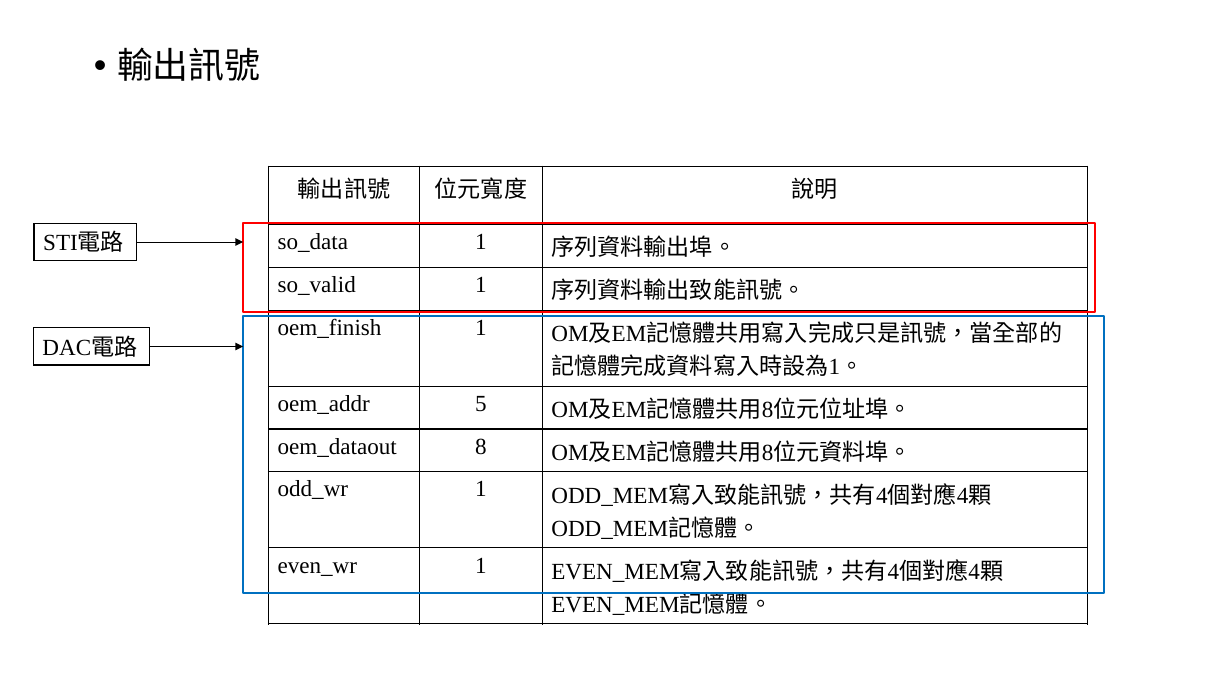
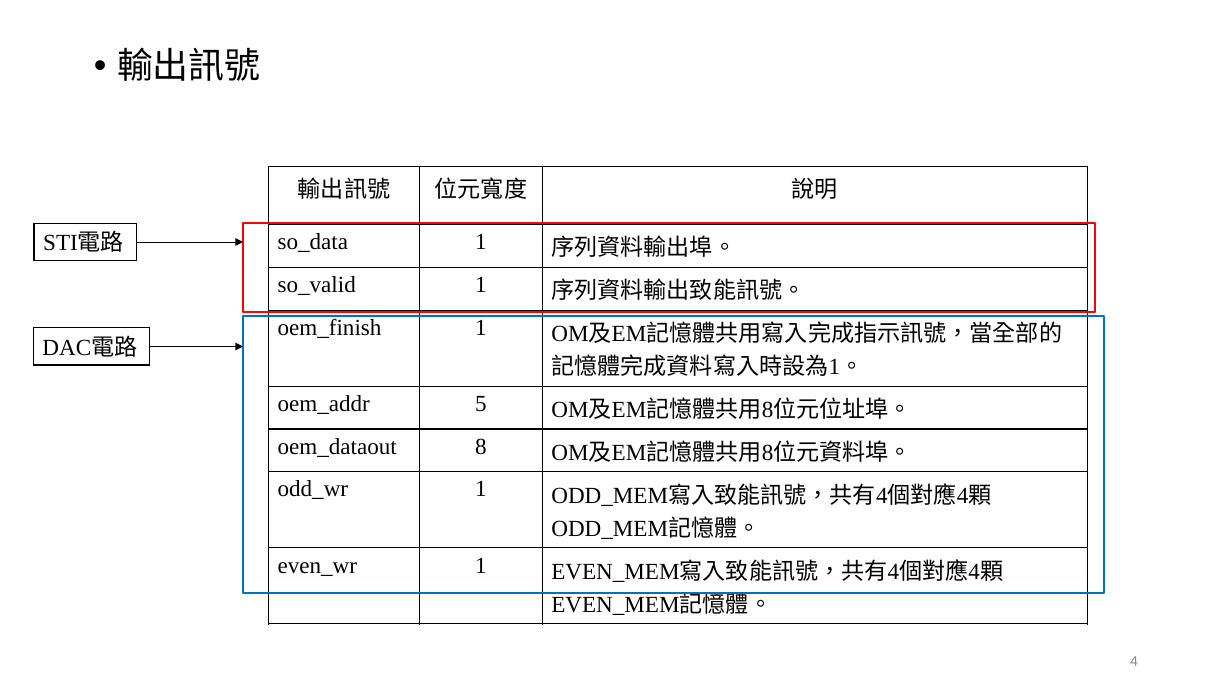
Before and after one commit to Chi-Yung/Chi-Yung, a slide deck: slide 5 of 報告.pptx. Drawn at 1232x693 pixels with LibreOffice and Linux fonts; fonts in the diff are those of the drawing. Boxes give left, top, right and bottom in pixels: in the first picture for what was removed or moved away, otherwise in the second. Text is boxed around its words. In the diff, an @@ line names an element or a change of style, - is before the commit and + after.

```diff
--- a/報告.pptx
+++ b/報告.pptx
@@ table at <box>268,166,1087,619</box> @@
-row 4, column 3: OM及EM記憶體共用寫入完成只是訊號，當全部的記憶體完成資料寫入時設為1。
+row 4, column 3: OM及EM記憶體共用寫入完成指示訊號，當全部的記憶體完成資料寫入時設為1。
@@ page number added at <box>1130,656,1138,666</box>, 12 pt, text #8C8C8C @@
+4
```
Also in this commit, not shown: 12 other slides changed.
